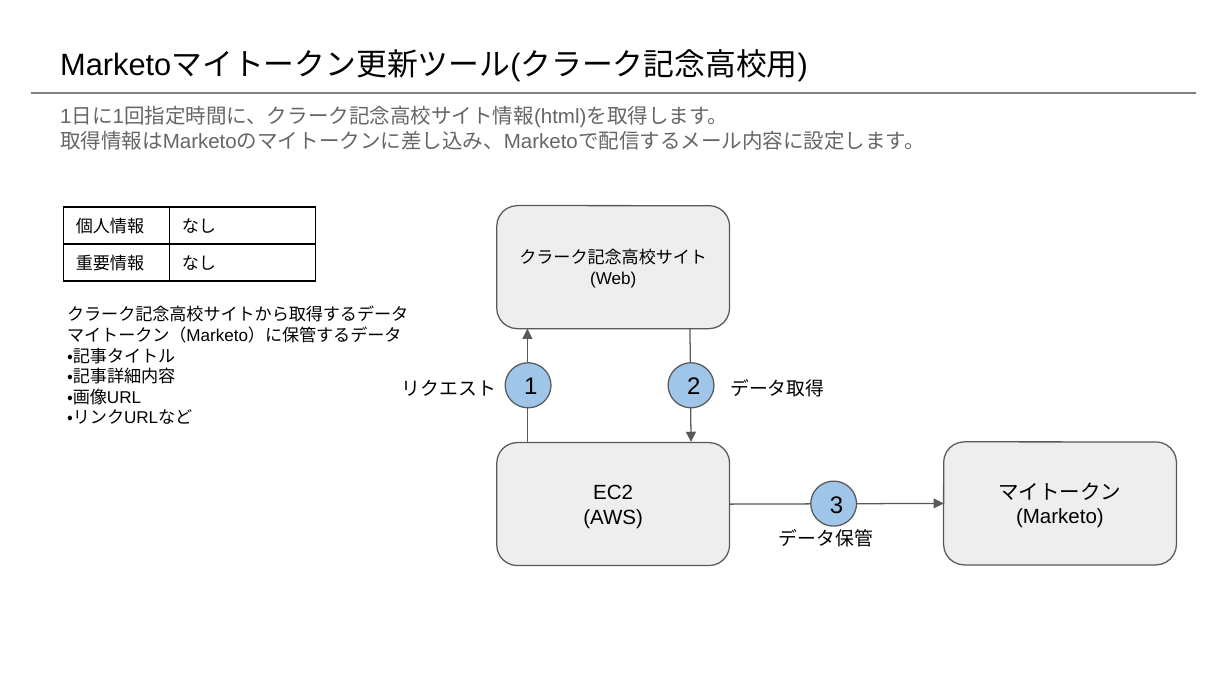
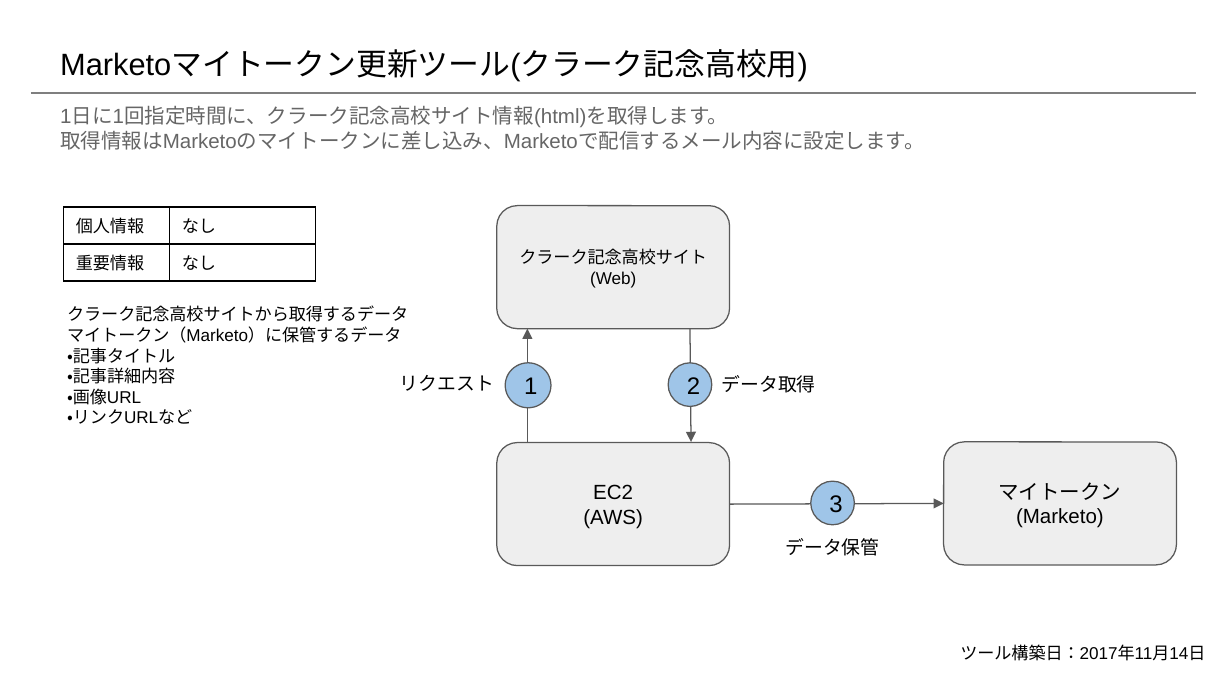
Before and after one commit to prime-x-co-ltd/px-overview, a slide deck: slide 4 of docs/自社開発システム構成図.pptx (slide 6 before the commit). Drawn at 1232x693 pixels with LibreOffice and Linux fonts; fonts in the diff are those of the drawing. Boxes give left, top, right and bottom in pixels: in the first picture for what was removed or moved away, otherwise in the second. Text is boxed around its words. In the diff, an @@ line names an element or a change of style, - is before the commit and + after.

```diff
--- a/docs/自社開発システム構成図.pptx
+++ b/docs/自社開発システム構成図.pptx
@@ text "リクエスト": place and size @@
-text "リクエスト" at [402,380,496,396]
+text "リクエスト" at [400,375,494,391]
@@ text "データ取得": place and size @@
-text "データ取得" at [730,379,824,397]
+text "データ取得" at [722,375,816,393]
@@ text "データ保管": place and size @@
-text "データ保管" at [779,526,873,547]
+text "データ保管" at [785,538,879,556]
@@ text added at [960,644,1205,661], 10 pt, text #000000 @@
+ツール構築日：2017年11月14日
```
Also in this commit, not shown: 14 other slides changed, 1 other file.
